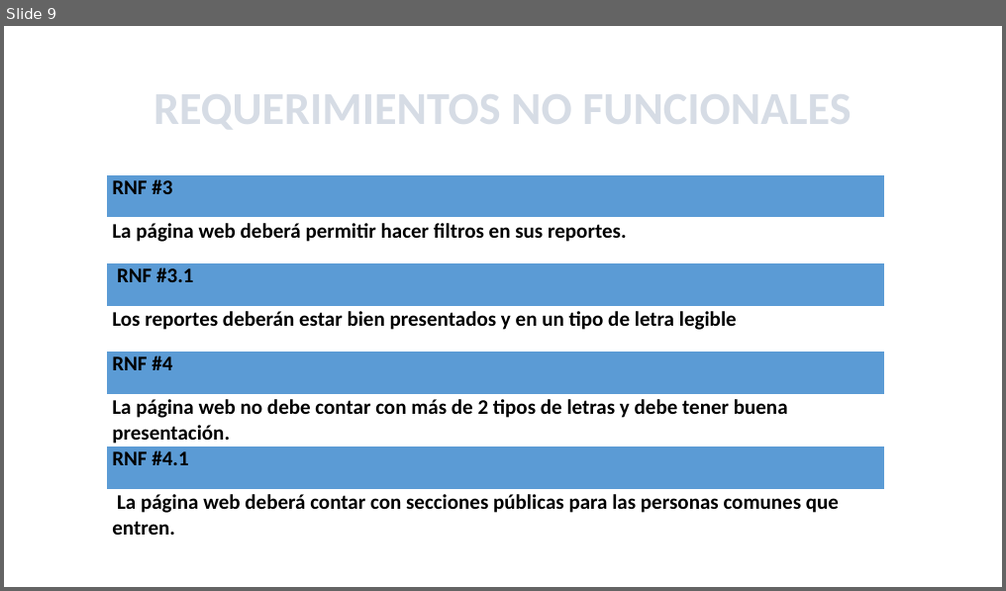
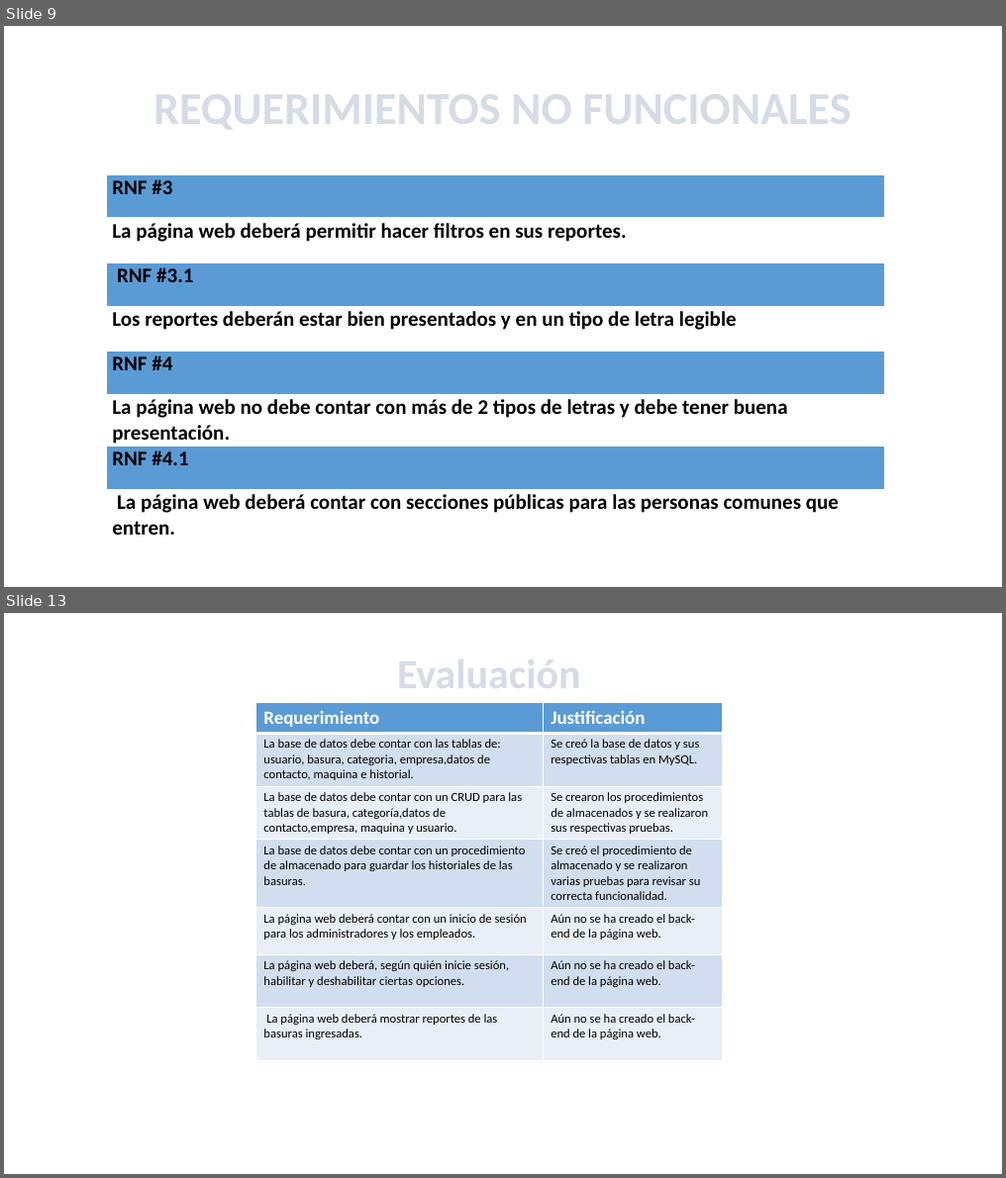
Before and after one commit to Kathar6/A.R.I, a slide deck: Documentos/RECICLAJE INTELIGENTE.pptx. Shown one above the other, each under a label of ours: slide 9 before the commit, slides 9 and 13 after it; the slides between them are not shown. The pictures are 1006x591 and 1006x1178 pixels, drawn with LibreOffice and Linux fonts; fonts in the diff are those of the drawing; background and template pictures are left out. Boxes give left, top, right and bottom in pixels: in the first picture for what was removed or moved away, otherwise in the second. Text is boxed around its words. In the diff, an @@ line names an element or a change of style, - is before the commit and + after.

```diff
--- a/Documentos/RECICLAJE INTELIGENTE.pptx
+++ b/Documentos/RECICLAJE INTELIGENTE.pptx
@@ slide 13 added at box(4, 613, 1002, 1174), background picture (left out) @@
@@ title added at box(397, 660, 581, 688), 40 pt, text pattern #44546A on #D6DCE5, bold @@
+Evaluación
@@ table added at box(256, 703, 721, 1059), 7 rows, 2 columns @@
+Requerimiento | Justificación
+La base de datos debe contar con las tablas de: usuario, basura, categoria, empresa,datos de contacto, maquina e historial. | Se creó la base de datos y sus respectivas tablas en MySQL.
+La base de datos debe contar con un CRUD para las tablas de basura, categoría,datos de contacto,empresa, maquina y usuario. | Se crearon los procedimientos de almacenados y se realizaron sus respectivas pruebas.
+La base de datos debe contar con un procedimiento de almacenado para guardar los historiales de las basuras. | Se creó el procedimiento de almacenado y se realizaron varias pruebas para revisar su correcta funcionalidad.
+La página web deberá contar con un inicio de sesión para los administradores y los empleados. | Aún no se ha creado el back-end de la página web.
+La página web deberá, según quién inicie sesión, habilitar y deshabilitar ciertas opciones. | Aún no se ha creado el back-end de la página web.
+La página web deberá mostrar reportes de las basuras ingresadas. | Aún no se ha creado el back-end de la página web.
```
Also in this commit, not shown: 2 slides changed, 3 other slides added.
